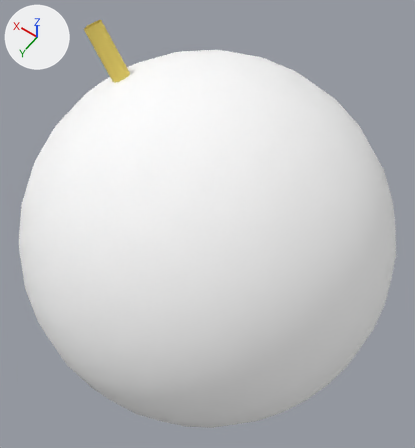
The FBX model Assets/Template/Meshes/Globe/GlobeSun.FBX as it was, and as the next commit left it.
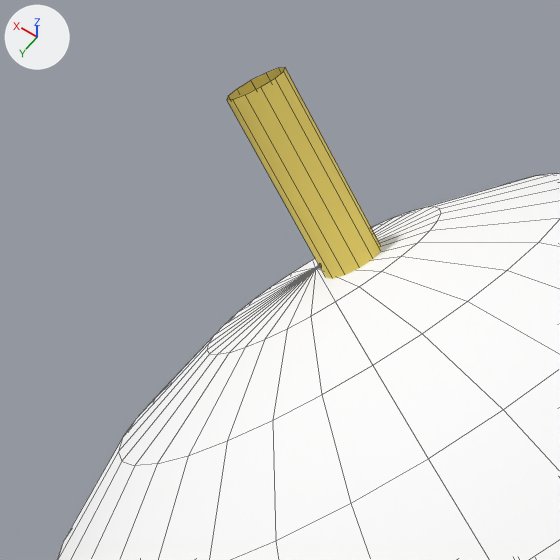
There are two pictures of each version: one whole from a 50 mm camera at (-0.458, 0.14, 1.543) aimed at (-0.354, -0.005, 1.315), one close up on the part from 4% to 44% of the width and 0% to 37% of the height. Arrows for +X, +Y and +Z are at upper left; the lights stay in place. The close-ups show mesh edges as thin lines. Where no turn or scale is listed for an object, it has been applied to the vertices.

In view in the first close-up: 'Sun'.
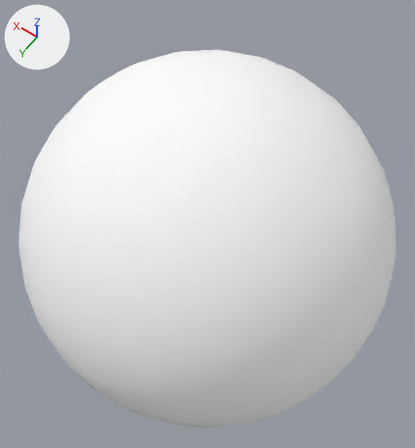
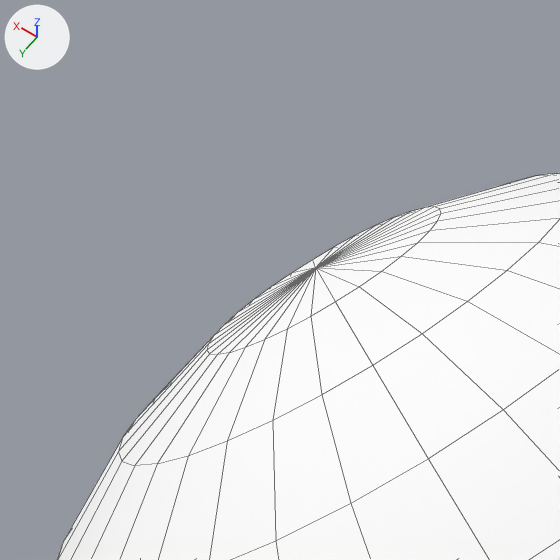
Where the newer file only moved an object's origin or applied its transform, the numbers keep the older frame.

What differs and where, as boxes (x1, y1, x2, y2) in the close-ups (560 x 560 px):
```json
{"object": "Sun", "change": "reshaped", "before": [57, 67, 560, 560], "after": [57, 173, 560, 560]}
{"part": 1, "of": "me_mesh", "change": "deleted", "before": [227, 67, 382, 279], "on screen": "yellow"}
```

Edits to the scene script, one JSON object a line:
```json
{"block": "me_mesh", "where": "me_mesh.from_pydata(...)  # 506 vertices, 524 faces; spans x -0.09..0.09, y -0.09..0.09, z -0.102..0.102"}
{"block": "me_mesh", "where": "# used by ob_sun; location = (-0.3579, 0.0, 1.3101)"}
{"op": "remove", "block": "me_mesh", "code": "me_mesh.materials.append(mat_metal)  # yellow #f4dc6a"}
{"block": "me_mesh", "change": "me_mesh part 1: the loose piece of 24 vertices spanning x -0.064..0.06, y -0.004..0.004, z -0.102..0.102 is deleted"}
```
